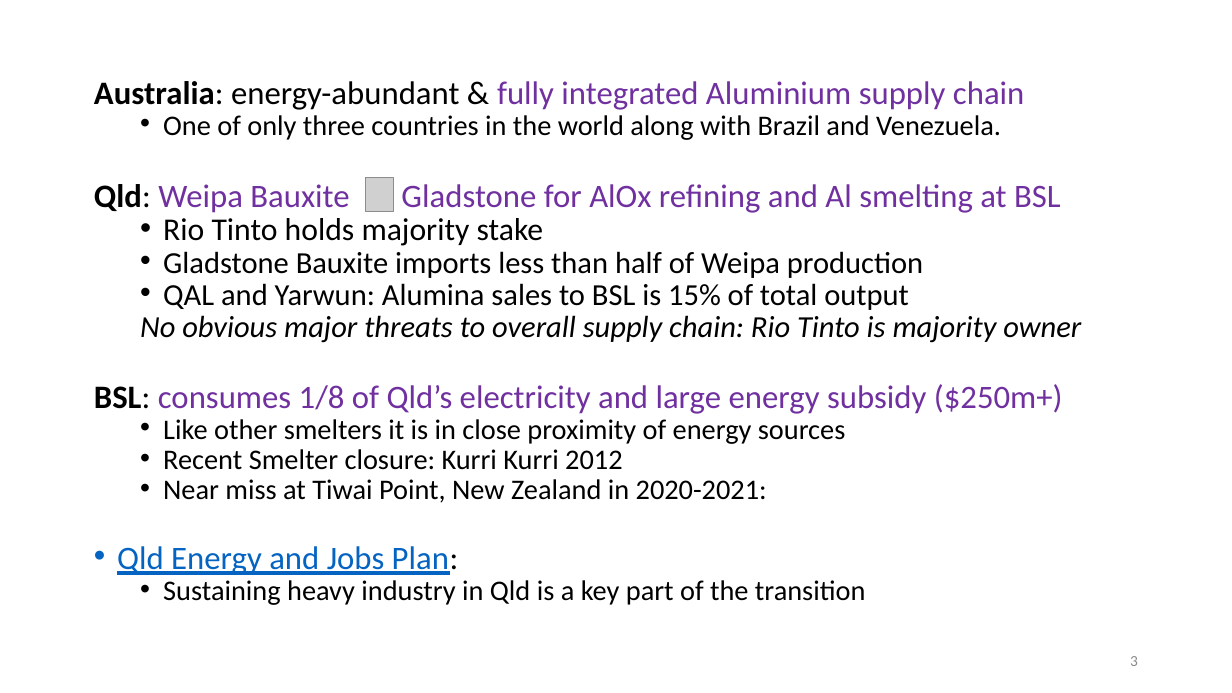
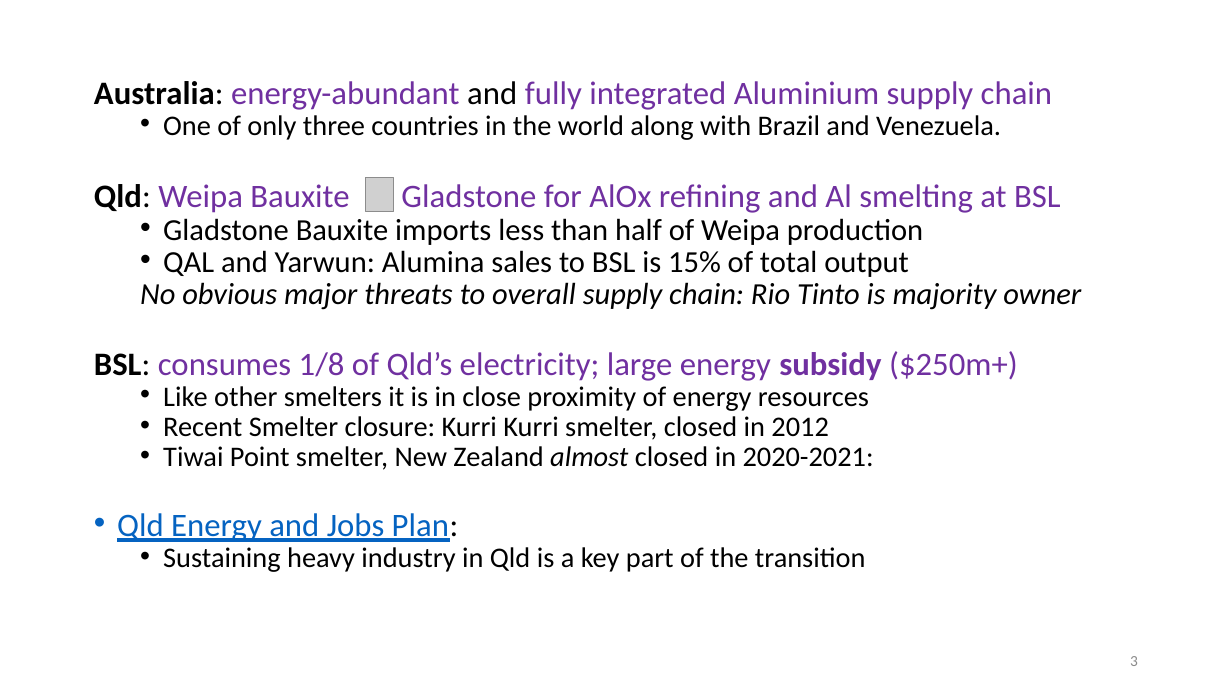
Before and after one commit to patrickocal/gladstone, a slide deck: slide 3 of powerpoint/glad-slides.pptx. Drawn at 1232x693 pixels with LibreOffice and Linux fonts; fonts in the diff are those of the drawing; grey boxes stand for pictures. Boxes give left, top, right and bottom in pixels: in the first picture for what was removed or moved away, otherwise in the second. Text is boxed around its words. In the diff, an @@ line names an element or a change of style, - is before the commit and + after.

Commit message:
slides updated

```diff
--- a/powerpoint/glad-slides.pptx
+++ b/powerpoint/glad-slides.pptx
@@ text at [94,81,1052,110]: text changed @@
-Australia: energy-abundant & fully integrated Aluminium supply chain
+Australia: energy-abundant and fully integrated Aluminium supply chain
@@ text at [163,218,544,246]: paragraph removed @@
-  • Rio Tinto holds majority stake
@@ text at [94,351,1018,470]: text changed @@
-BSL: consumes 1/8 of Qld’s electricity and large energy subsidy ($250m+)
-  • Like other smelters it is in close proximity of energy sources
-  • Recent Smelter closure: Kurri Kurri 2012
-  • Near miss at Tiwai Point, New Zealand in 2020-2021:
+BSL: consumes 1/8 of Qld’s electricity; large energy subsidy ($250m+)
+  • Like other smelters it is in close proximity of energy resources
+  • Recent Smelter closure: Kurri Kurri smelter, closed in 2012
+  • Tiwai Point smelter, New Zealand almost closed in 2020-2021:
```
Also in this commit, not shown: 8 other slides changed, 1 other file.
